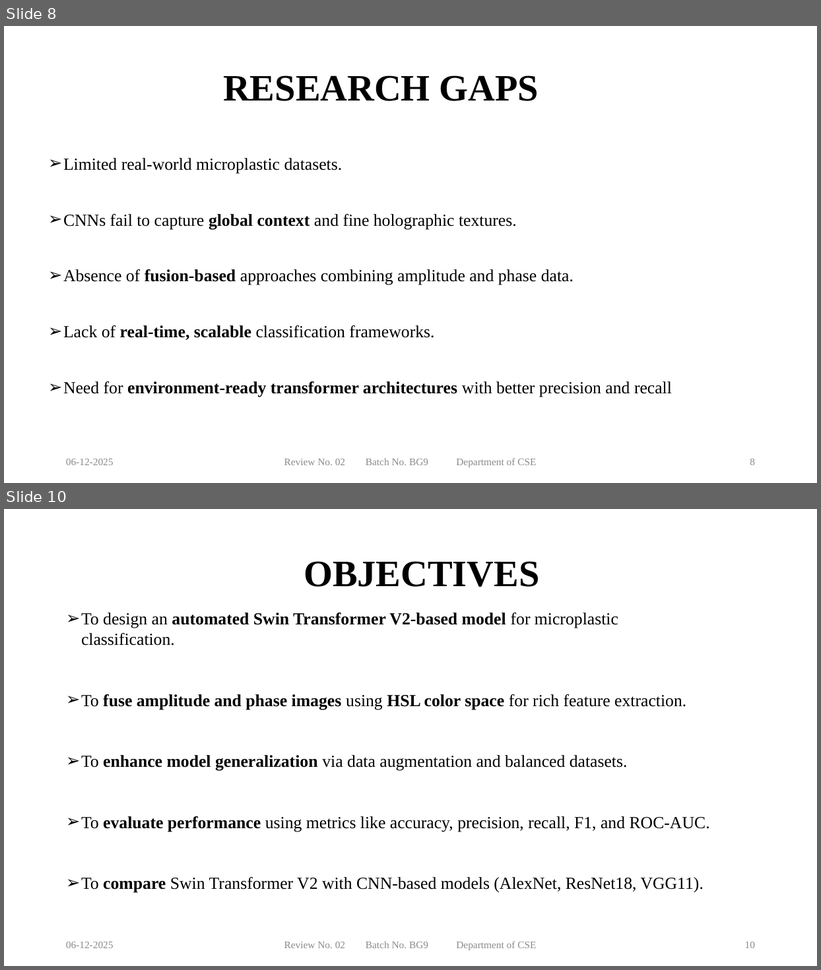
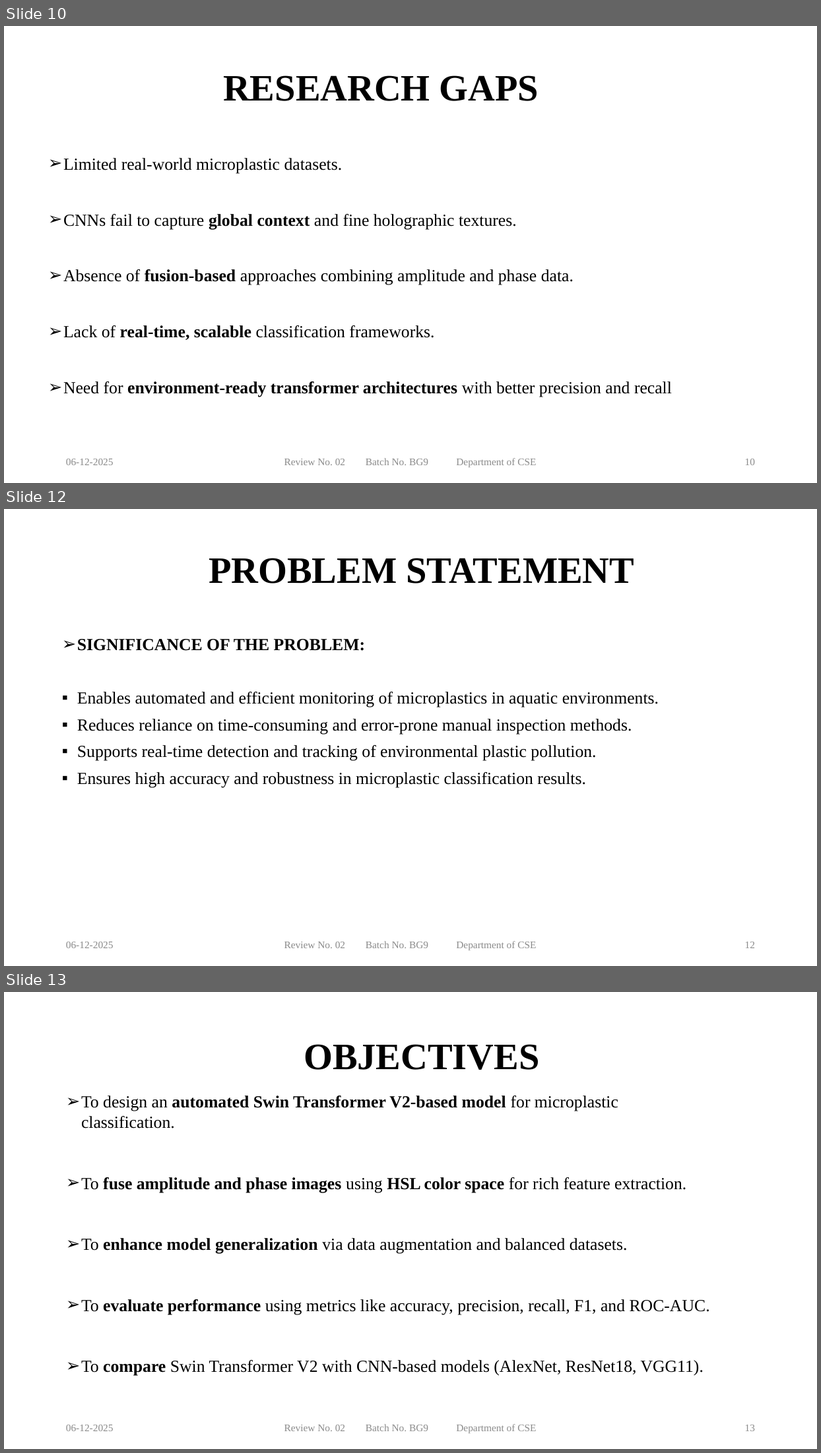
Before and after one commit to NEC-CSE-Projects-2022/BG9, a slide deck: Documents/BG9_PPT.pptx. Shown one above the other, each under a label of ours: slides 8 and 10 before the commit, slides 10, 12 and 13 after it; the slides between them are not shown. The pictures are 821x970 and 821x1453 pixels, drawn with LibreOffice and Linux fonts; fonts in the diff are those of the drawing; background and template pictures are left out. Boxes give left, top, right and bottom in pixels: in the first picture for what was removed or moved away, otherwise in the second. Text is boxed around its words. In the diff, an @@ line names an element or a change of style, - is before the commit and + after.

```diff
--- a/Documents/BG9_PPT.pptx
+++ b/Documents/BG9_PPT.pptx
@@ slide 12 added at [4,509,817,966], background #FFFFFF @@
@@ title added at [209,558,634,584], 44 pt, text #000000, bold @@
+PROBLEM STATEMENT
@@ text added at [77,639,659,788], 20 pt, text #000000 @@
+➢ SIGNIFICANCE OF THE PROBLEM:
+▪ Enables automated and efficient monitoring of microplastics in aquatic environments.
+▪ Reduces reliance on time-consuming and error-prone manual inspection methods.
+▪ Supports real-time detection and tracking of environmental plastic pollution.
+▪ Ensures high accuracy and robustness in microplastic classification results.
@@ text added at [66,942,114,949], 12 pt, text #8C8C8C @@
+06-12-2025
@@ text added at [284,941,536,951], 12 pt, text #8C8C8C @@
+Review No. 02 Batch No. BG9 Department of CSE
@@ page number added at [745,942,755,949], 12 pt, text #8C8C8C @@
+12
@@ what was slide 8 is now slide 10 @@
@@ page number at [745,459,755,466]: text changed @@
-8
+10
@@ what was slide 10 is now slide 13 @@
@@ page number at [745,1425,755,1432]: text changed @@
-10
+13
```
Also in this commit, not shown: 7 slides changed, 7 other slides added, 1 other file.
